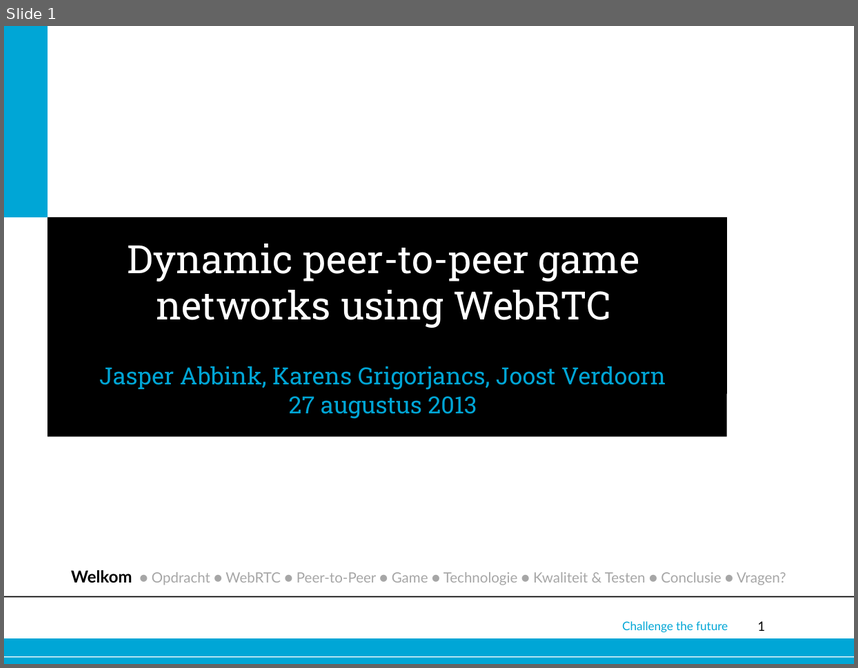
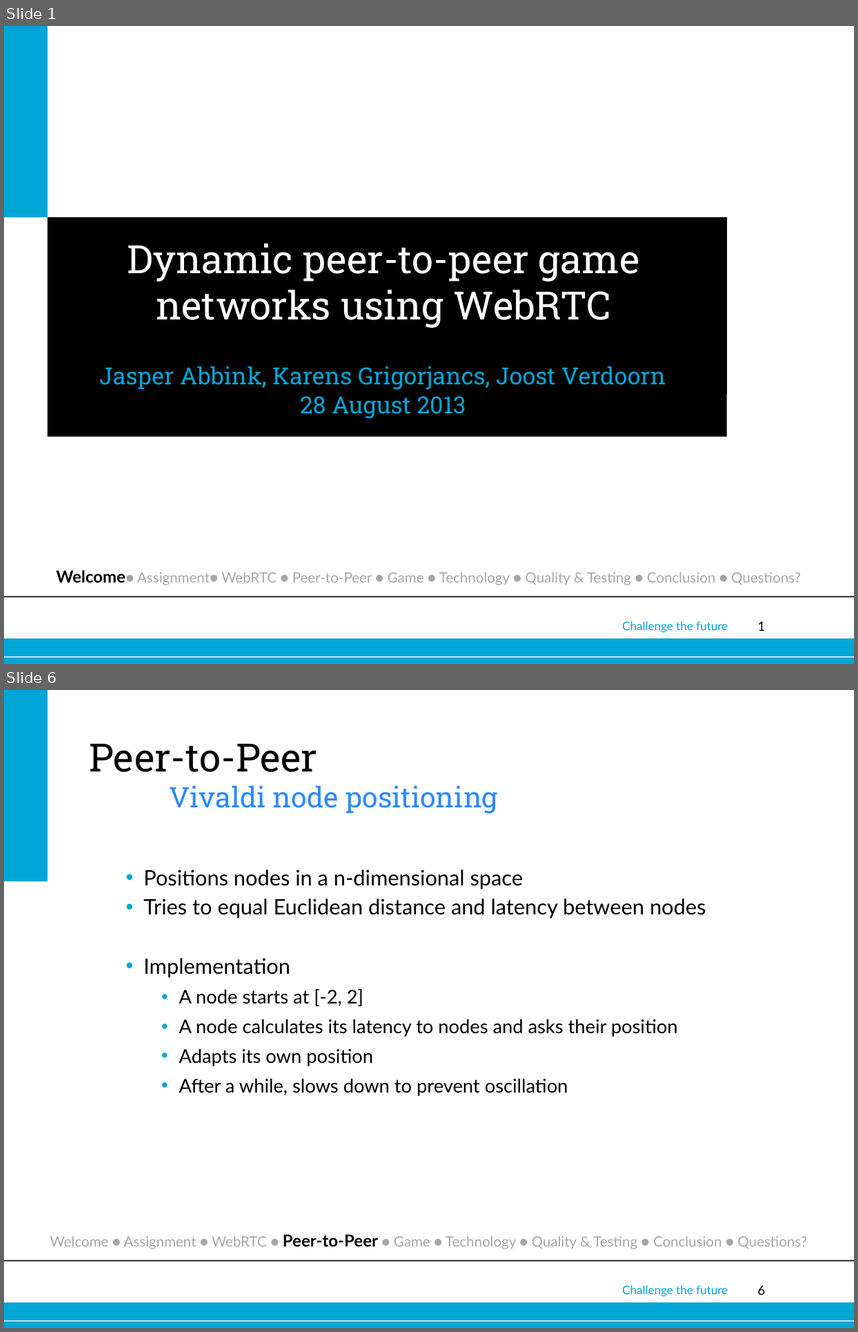
Before and after one commit to joostverdoorn/webrtc, a slide deck: documents/Eindpresentatie/webrtc.pptx. Shown one above the other, each under a label of ours: slide 1 before the commit, slides 1 and 6 after it; the slides between them are not shown. The pictures are 858x668 and 858x1332 pixels, drawn with LibreOffice and Linux fonts; fonts in the diff are those of the drawing; background and template pictures are left out. Boxes give left, top, right and bottom in pixels: in the first picture for what was removed or moved away, otherwise in the second. Text is boxed around its words. In the diff, an @@ line names an element or a change of style, - is before the commit and + after.

```diff
--- a/documents/Eindpresentatie/webrtc.pptx
+++ b/documents/Eindpresentatie/webrtc.pptx
@@ slide 6 added at box(4, 690, 854, 1328), background #FFFFFF; not listed: 5 template elements that a slide beside it also shows @@
@@ rectangle added at box(4, 690, 47, 881), fill #00A6D6 @@
@@ title added at box(90, 744, 498, 814), 24 pt, text #2B89FF @@
+Peer-to-Peer
+Vivaldi node positioning
@@ text added at box(143, 869, 706, 1096), 16 pt, text #000000 @@
+  • Positions nodes in a n-dimensional space
+  • Tries to equal Euclidean distance and latency between nodes
+  • Implementation
+    • A node starts at [-2, 2]
+    • A node calculates its latency to nodes and asks their position
+    • Adapts its own position
+    • After a while, slows down to prevent oscillation
@@ text added at box(50, 1234, 807, 1249), 12 pt, text #A6A6A6 @@
+Welcome ● Assignment ● WebRTC ● Peer-to-Peer ● Game ● Technology ● Quality & Testing ● Conclusion ● Questions?
@@ slide 1 changed as well @@
@@ subtitle at box(300, 396, 466, 419): text changed @@
-27 augustus 2013
+28 August 2013
@@ text at box(56, 570, 801, 585): text changed @@
-Welkom ● Opdracht ● WebRTC ● Peer-to-Peer ● Game ● Technologie ● Kwaliteit & Testen ● Conclusie ● Vragen?
+Welcome● Assignment● WebRTC ● Peer-to-Peer ● Game ● Technology ● Quality & Testing ● Conclusion ● Questions?
```
Also in this commit, not shown: 3 other slides changed, 3 other slides added, 3 other files.
